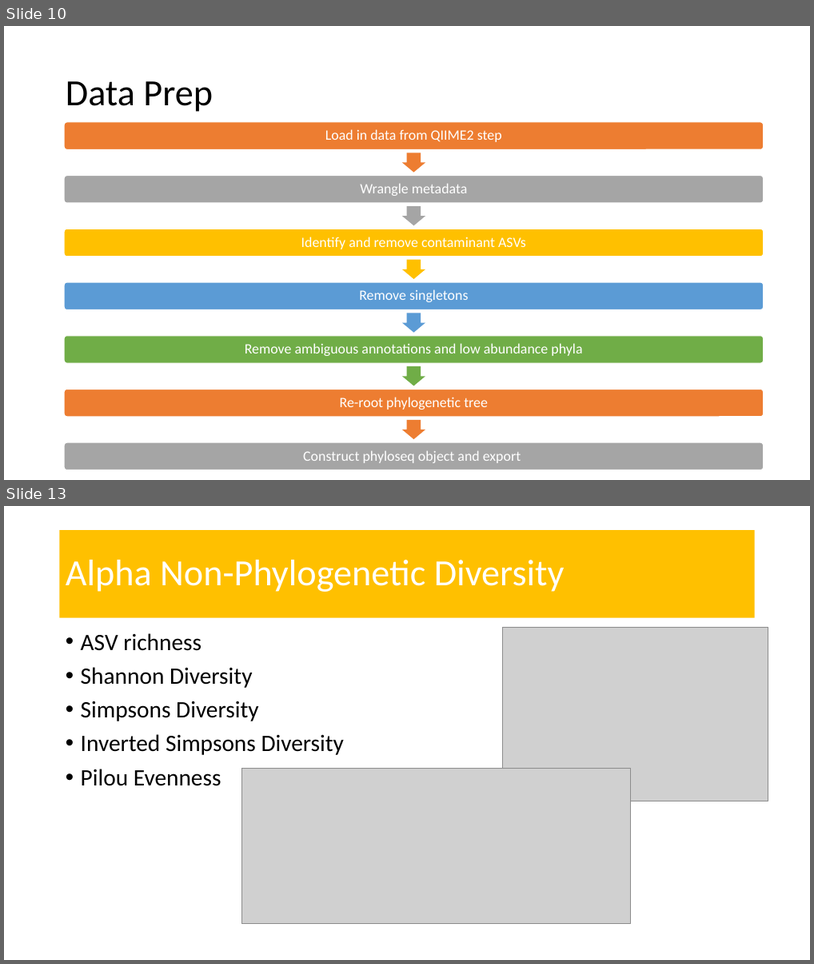
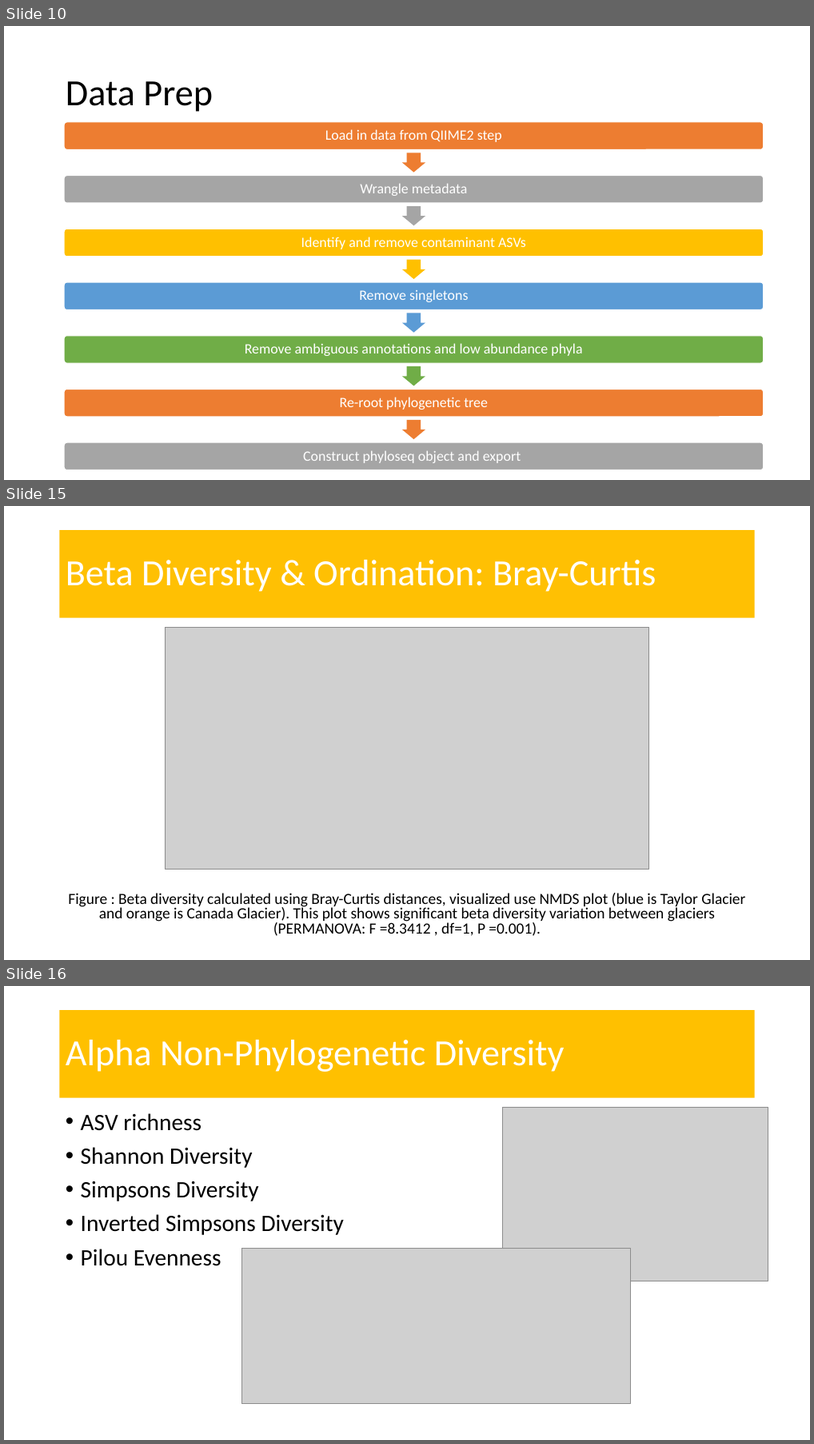
Before and after one commit to amysolman/PhD, a slide deck: Projects/Chapter1/community-assembly.pptx. Shown one above the other, each under a label of ours: slides 10 and 13 before the commit, slides 10, 15 and 16 after it; the slides between them are not shown. The pictures are 814x964 and 814x1444 pixels, drawn with LibreOffice and Linux fonts; fonts in the diff are those of the drawing; grey boxes stand for pictures. Boxes give left, top, right and bottom in pixels: in the first picture for what was removed or moved away, otherwise in the second. Text is boxed around its words. In the diff, an @@ line names an element or a change of style, - is before the commit and + after.

```diff
--- a/Projects/Chapter1/community-assembly.pptx
+++ b/Projects/Chapter1/community-assembly.pptx
@@ slide 15 added at (4,506,810,960), background #FFFFFF @@
@@ title added at (60,530,755,618), fill #FFC003, 44 pt, text #FFFFFF @@
+Beta Diversity & Ordination: Bray-Curtis
@@ picture added at (166,627,650,869) @@
@@ text added at (68,892,746,936), 18.5 pt, text #000000 @@
+Figure : Beta diversity calculated using Bray-Curtis distances, visualized use NMDS plot (blue is Taylor Glacier and orange is Canada Glacier). This plot shows significant beta diversity variation between glaciers (PERMANOVA: F =8.3412 , df=1, P =0.001).
@@ what was slide 13 is now slide 16 @@
```
Also in this commit, not shown: 5 slides changed, 2 other slides added, 23 other files.
